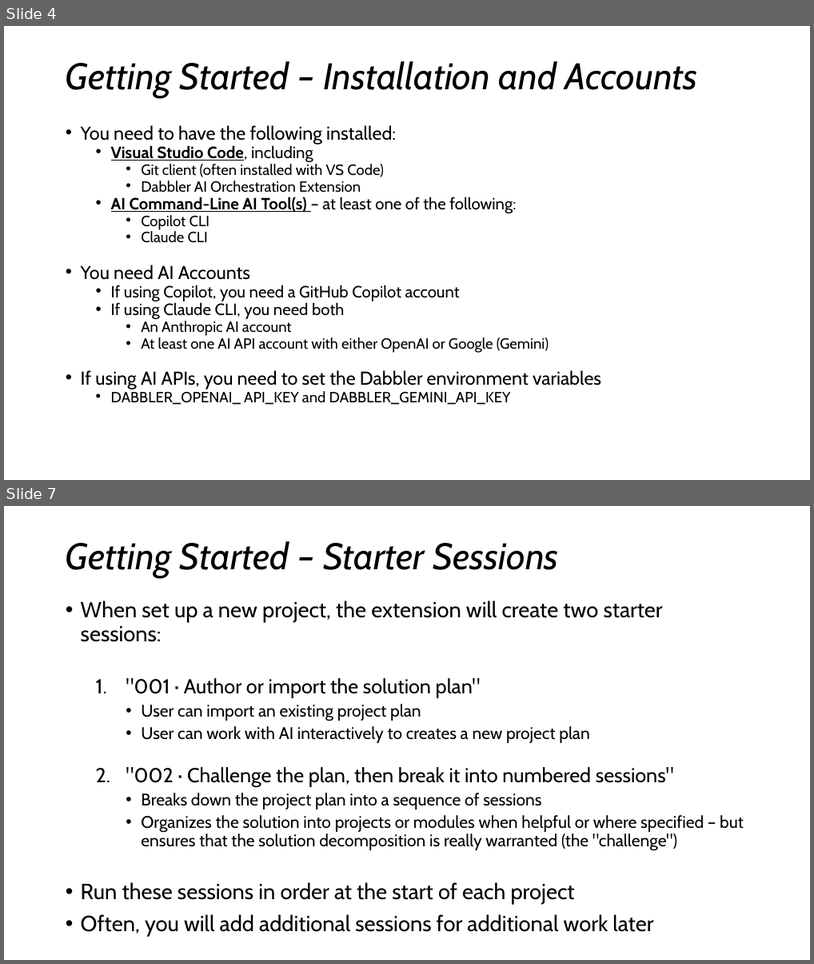
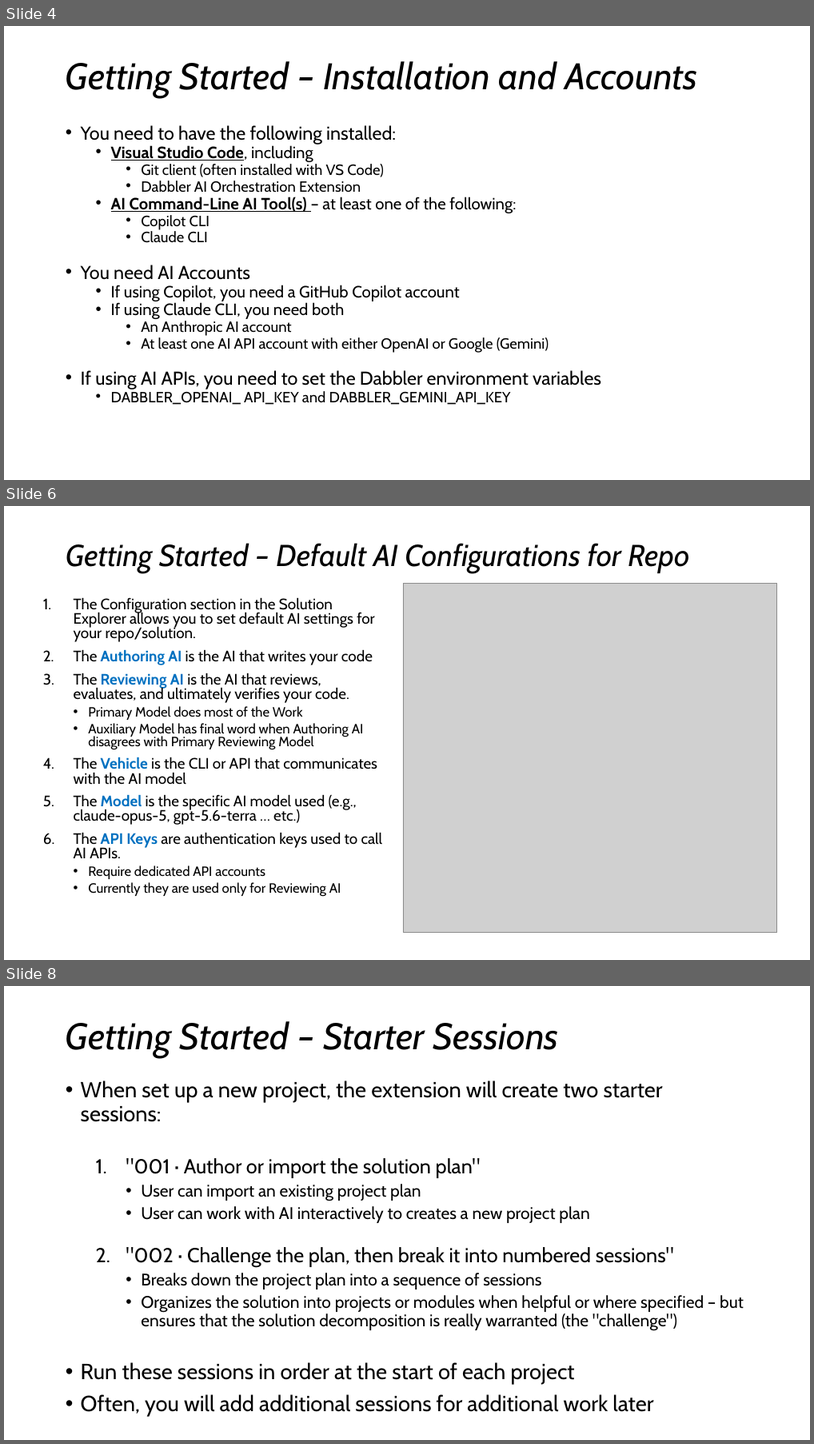
Before and after one commit to darndestdabbler/dabbler-ai-orchestration, a slide deck: docs/onboarding/ai-orchestration.pptx. Shown one above the other, each under a label of ours: slides 4 and 7 before the commit, slides 4, 6 and 8 after it; the slides between them are not shown. The pictures are 814x964 and 814x1444 pixels, drawn with LibreOffice and Linux fonts; fonts in the diff are those of the drawing; grey boxes stand for pictures. Boxes give left, top, right and bottom in pixels: in the first picture for what was removed or moved away, otherwise in the second. Text is boxed around its words. In the diff, an @@ line names an element or a change of style, - is before the commit and + after.

Commit message:
Update PowerPoint to address configuration

```diff
--- a/docs/onboarding/ai-orchestration.pptx
+++ b/docs/onboarding/ai-orchestration.pptx
@@ slide 6 added at bbox=[4, 506, 810, 960], background #FFFFFF @@
@@ title added at bbox=[66, 543, 690, 573], 36 pt, text #000000, italic @@
+Getting Started – Default AI Configurations for Repo
@@ text added at bbox=[74, 597, 383, 896], 18 pt, text #000000 @@
+1. The Configuration section in the Solution Explorer allows you to set default AI settings for your repo/solution.
+2. The Authoring AI is the AI that writes your code
+3. The Reviewing AI is the AI that reviews, evaluates, and ultimately verifies your code.
+  • Primary Model does most of the Work
+  • Auxiliary Model has final word when Authoring AI disagrees with Primary Reviewing Model
+4. The Vehicle is the CLI or API that communicates with the AI model
+5. The Model is the specific AI model used (e.g., claude-opus-5, gpt-5.6-terra … etc.)
+6. The API Keys are authentication keys used to call AI APIs.
+  • Require dedicated API accounts
+  • Currently they are used only for Reviewing AI
@@ picture added at bbox=[403, 583, 778, 932] @@
@@ what was slide 7 is now slide 8 @@
```
Also in this commit, not shown: 3 slides changed.
